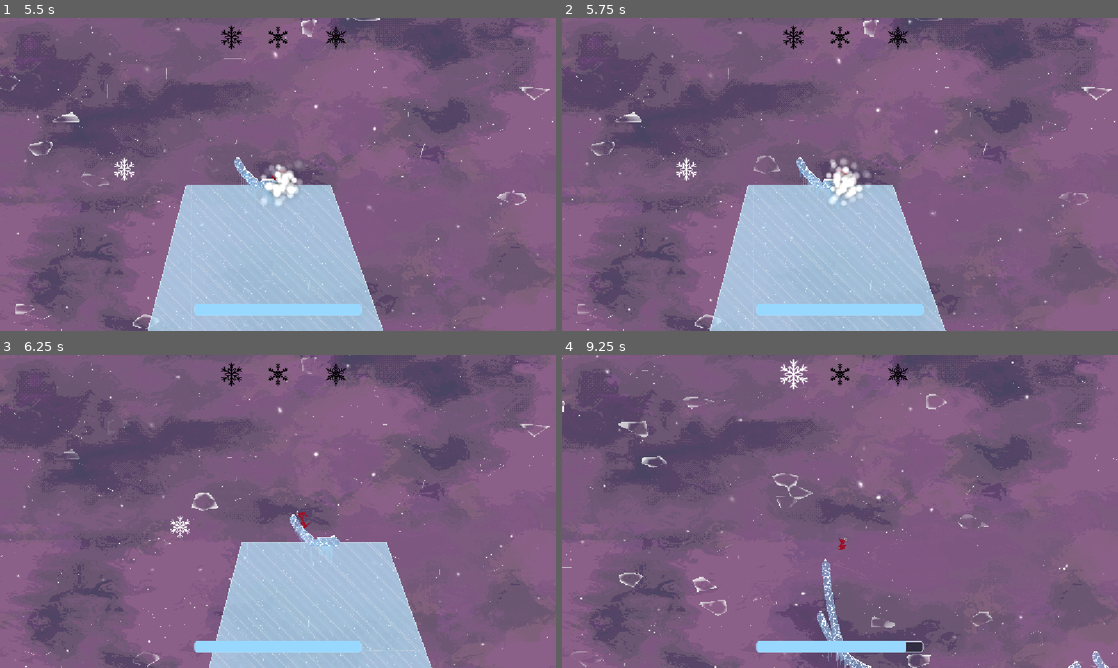
Above: before the commit, frames 1-4 (two rows, left to right).
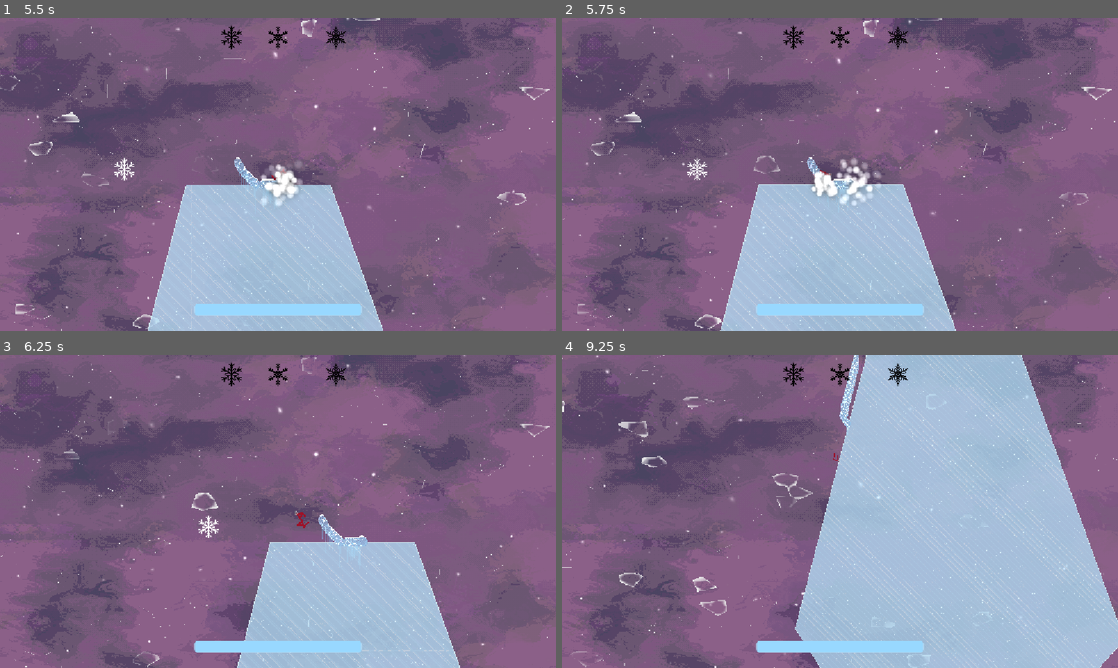
Above: after the commit, the same moments.

Repository: Zepeacedust/snow-game
Game: Godot game, scene res://main.tscn
Same seed, same stepped clock (60 frames per second), same inputs: the game is played once before the commit and once after it. The engine's default icon, where the game draws it, is replaced by a stand-in: a white triangle on a blue panel in a dark square.
Inputs:
- Up to frame 1 (5.5 s): click "Level Select" at 0.5 s; click "Dipping" at 1.25 s; tap Enter at 2 s; hold Right (right) 2.03-2.78 s; hold Shift (bridge) 2.03-2.78 s; tap Space (jump) at 2.27, 3.02, 4.52, 5.27 s; hold Down (down) 2.78-3.53 s; tap Shift (bridge) at 2.85, 4.35 s; hold Right (right) 3.53-4.28 s; hold Shift (bridge) 3.53-4.28 s; hold Up (up) 4.28-5.03 s; hold Left (left) from 5.03 s (still down); hold Shift (bridge) from 5.03 s (still down)
- Up to frame 2 (5.75 s): keep holding Left (left); keep holding Shift (bridge); tap R (restart) at 5.65 s
- Up to frame 3 (6.25 s): keep holding Left (left); release Shift (bridge) at 5.78 s; tap Shift (bridge) at 5.85 s; tap Space (jump) at 6.02 s
- Up to frame 4 (9.25 s): release Left (left) at 6.53 s; hold Down (down) 6.53-7.28 s; hold Shift (bridge) 6.53-7.28 s; hold Right (right) 7.28-8.03 s; tap Shift (bridge) at 7.35, 8.85 s; tap Space (jump) at 7.52, 8.27, 9.02 s; hold Up (up) 8.03-8.78 s; hold Shift (bridge) 8.03-8.78 s; hold Right (right) from 8.78 s (still down)

Frame 1 is identical in both runs. In frame 2, 4.3% of the frame differs, in the area x 20-71%, y 44-100%; in frame 3, 5.8%; in frame 4, 45%, in the area x 39-100%, y 0-100%.

Commit message:
Audio

Diff:
--- /dev/null
+++ b/audio_stream_player_2d.gd
@@ -0,0 +1,4 @@
+extends AudioStreamPlayer2D
+
+func _ready() -> void:
+	SignalHub.audio = self
--- a/globals/signal_hub.gd
+++ b/globals/signal_hub.gd
@@ -19,3 +19,6 @@
 signal level_select_screen
 signal credits_screen
 signal main_menu
+
+
+var audio : AudioStreamPlayer2D
--- a/main.tscn
+++ b/main.tscn
@@ -1,16 +1,18 @@
 [gd_scene format=3 uid="uid://cepl21dfqeujg"]
 
 [ext_resource type="PackedScene" uid="uid://bkipg1hkuls7b" path="res://main_menu.tscn" id="1_0xm2m"]
+[ext_resource type="Script" uid="uid://b677fjk4rlkb8" path="res://audio_stream_player_2d.gd" id="2_1bvp3"]
 [ext_resource type="PackedScene" uid="uid://cbumrip3x380f" path="res://level_select.tscn" id="2_h2yge"]
 [ext_resource type="AudioStream" uid="uid://qu3ebrmi3css" path="res://Icy_beat_final.mp3" id="3_h2yge"]
 
 [node name="Root" type="Node2D" unique_id=601457610]
 
+[node name="AudioStreamPlayer2D" type="AudioStreamPlayer2D" parent="." unique_id=1643345136 groups=["Audio"]]
+stream = ExtResource("3_h2yge")
+autoplay = true
+script = ExtResource("2_1bvp3")
+
 [node name="Main Menu" parent="." unique_id=6589661 instance=ExtResource("1_0xm2m")]
 
 [node name="Level Select" parent="." unique_id=146264912 instance=ExtResource("2_h2yge")]
 visible = false
-
-[node name="AudioStreamPlayer2D" type="AudioStreamPlayer2D" parent="." unique_id=1643345136 groups=["Audio"]]
-stream = ExtResource("3_h2yge")
-autoplay = true
--- a/scenes/camera_2d.tscn
+++ b/scenes/camera_2d.tscn
@@ -12,3 +12,5 @@
 goal_time = 1.0
 goal_into_time = 1.0
 player_into_time = 1.0
+
+[node name="Node2D" type="Node2D" parent="." unique_id=122585005]
--- a/scripts/camera_follow.gd
+++ b/scripts/camera_follow.gd
@@ -18,8 +18,6 @@
 
 # Called when the node enters the scene tree for the first time.
 func _ready() -> void:
-	#if len(get_tree().get_nodes_in_group("Aduio")) > 0:
-		#get_tree().get_nodes_in_group("Aduio")[0].reparent(self)
 	autodirect_timer = wide_time
 	# Start at the destination no matter what the haters say
 	if target and camera_mode == CameraMode.FOLLOWING:
@@ -139,3 +137,4 @@
 		follow_mode(delta)
 	if camera_mode == CameraMode.AUTODIRECT:
 		autodirect_mode(delta)
+	SignalHub.audio.position = position
--- a/scripts/level.gd
+++ b/scripts/level.gd
@@ -6,18 +6,18 @@
 
 @export var collectables : Array[Sprite2D]
 
-
+var camera : Camera2D
 var time : float = 0.0
 signal level_completed(collected : Array[int])
 
 var start_position : Vector2 = Vector2.ZERO
 func _ready() -> void:
+	camera = $Camera2D
 	SignalHub.level_select_screen.connect(close_level)
 	start_position = $CharacterBody2D.position
 	load_level()
 
 func load_level() -> void:
-	print("yay")
 	SignalHub.goal_reached.connect(on_level_complete)
 	SignalHub.reset_level.connect(reset_self)
 
@@ -28,7 +28,6 @@
 	SignalHub.goal_reached.disconnect(on_level_complete)
 
 func on_level_complete() -> void:
-	print("now")
 	var collected : Array[int] = []
 	for flake in collectables:
 		collected.append(int(flake.collected))
@@ -38,7 +37,6 @@
 	$SnowflakeDisplay.add_child(clear_screen)
 
 func close_level() -> void:
-	#get_tree().get_nodes_in_group("aduio")[0].reparent(get_parent())
 	queue_free()
 
 func reset_self() -> void:
@@ -48,6 +46,6 @@
 	$CharacterBody2D.position = start_position
 	time = 0.0
 
-#func _unhandled_input(event: InputEvent) -> void:
-	#if event.is_action_pressed("restart"):
-		#reset_self()
+func _unhandled_input(event: InputEvent) -> void:
+	if event.is_action_pressed("restart"):
+		reset_self()
Not shown, added: audio_stream_player_2d.gd.uid
